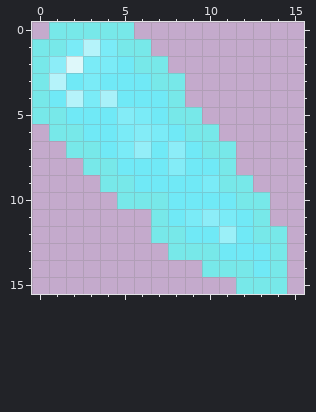
Pixel-art sprite: Spell_1_0002.png. Above is the file before it was changed.
The file is 16x16 pixels. Colours within 5 levels of each other are drawn and written as one.
And afterwards:
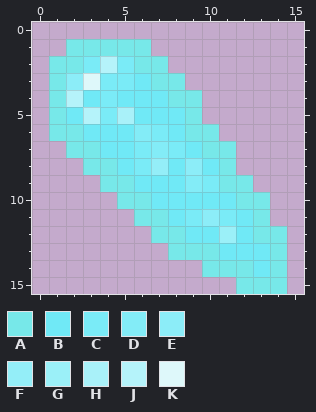
Palette (. is transparent): A #77e8e9  B #70e9f6fe  C #7aebf7fe  D #83ecf7fe  E #8cedf8fe  F #94eef8fe  G #9bf0f8fe  H #a9f1f9fe  J #b5f3fafe  K #def8fafe
The exact change:
@@ x 0..15 @@
- 0 .AAAAA..........
- 1 AACJCAA.........
- 2 AEKCCBAA........
- 3 AJBCBBBAA.......
- 4 ABJCHBBBA.......
- 5 AABBBDCBAA......
- 6 .AABBCDCBAA.....
- 7 ..AABCFBEBAA....
- 8 ...AABBBDBBA....
- 9 ....AABBBBCAA...
-10 .....AAABBBBAA..
-11 .......ABCECBA..
+ 0 ................
+ 1 ..AAAAA.........
+ 2 .AACJCAA........
+ 3 .AEKCCBAA.......
+ 4 .AJBCBBBAA......
+ 5 .ABJCHBBBA......
+ 6 .AABBBDCBAA.....
+ 7 ..AABBCDCBAA....
+ 8 ...AABCFBEBA....
+ 9 ....AABBBDCAA...
+10 .....AABBBBBAA..
+11 ......AABCECBA..
 12 .......AABBGBAA.
Changed places in both pictures, as pixel boxes (x1, y1, x2, y2):
changed: (32, 22, 202, 226)
